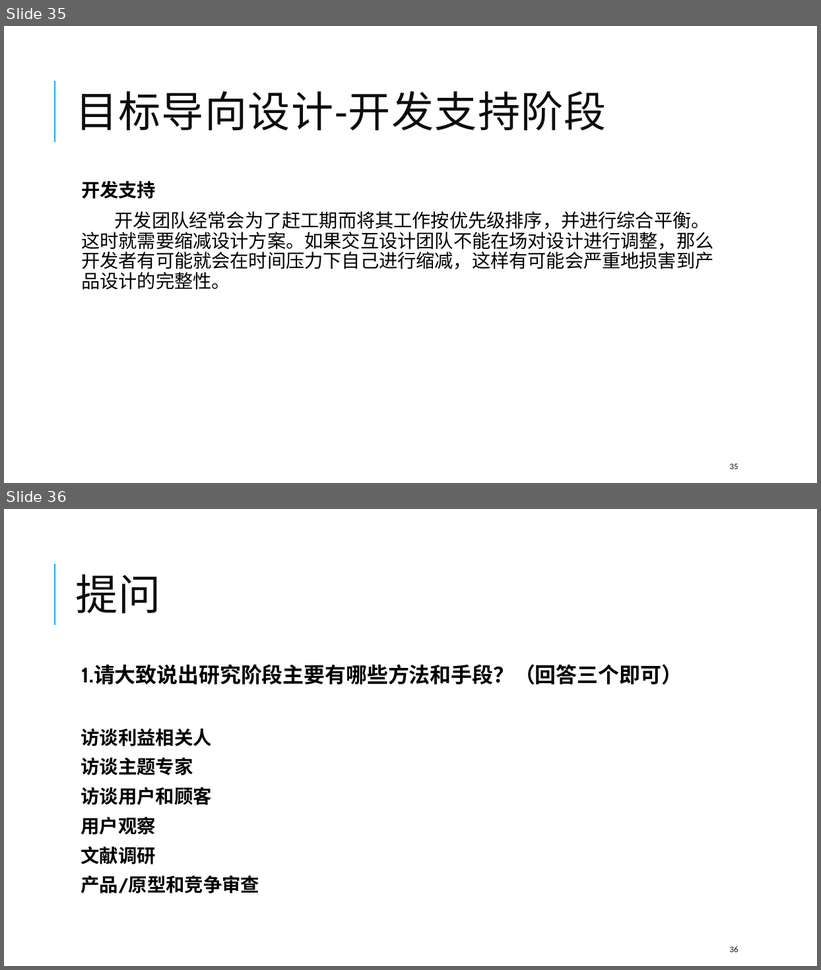
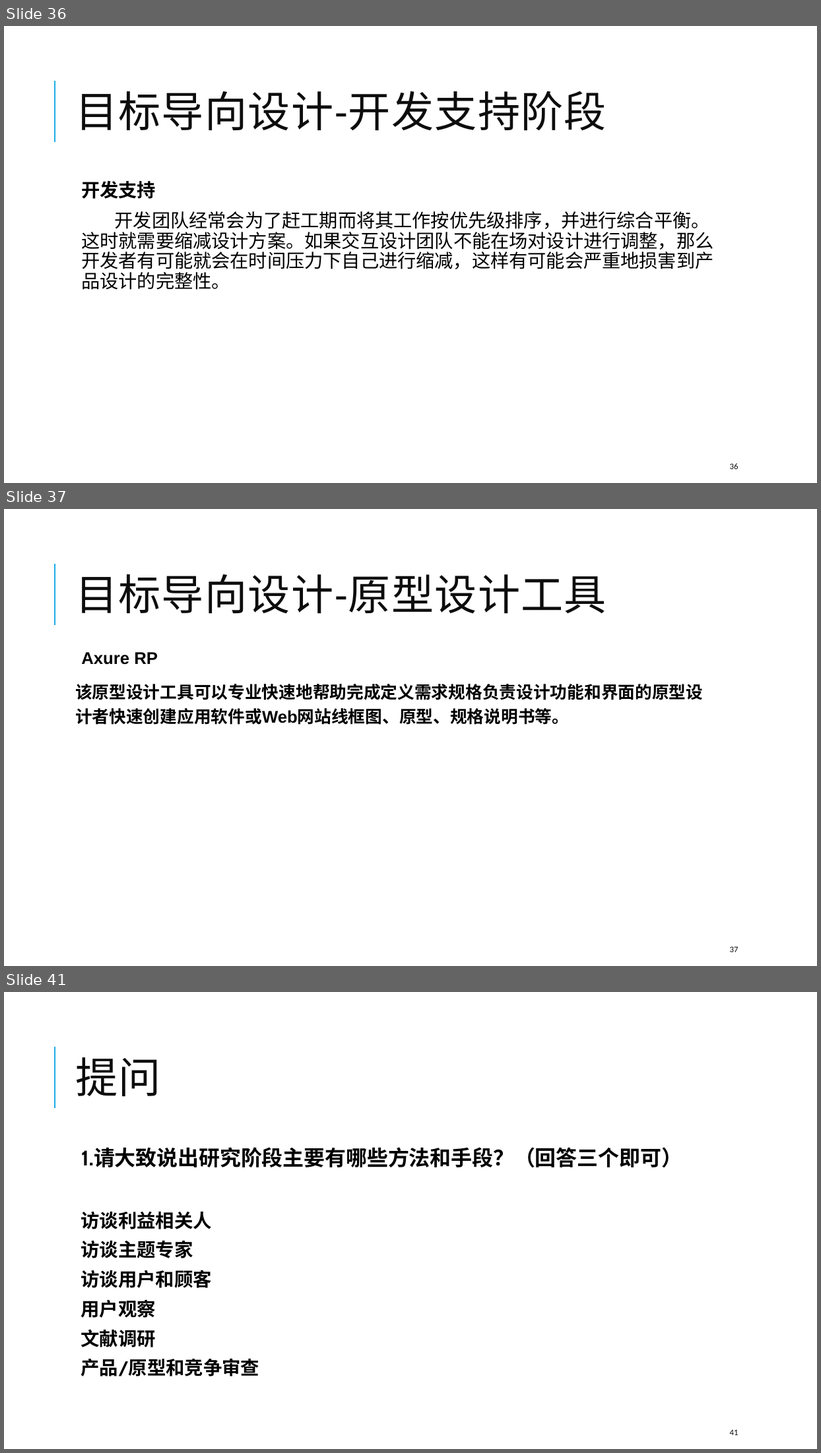
Before and after one commit to SoftwareRequirtmentsG02/Document, a slide deck: PPT/UML/界面原形G02.pptx. Shown one above the other, each under a label of ours: slides 35 and 36 before the commit, slides 36, 37 and 41 after it; the slides between them are not shown. The pictures are 821x970 and 821x1453 pixels, drawn with LibreOffice and Linux fonts; fonts in the diff are those of the drawing. Boxes give left, top, right and bottom in pixels: in the first picture for what was removed or moved away, otherwise in the second. Text is boxed around its words. In the diff, an @@ line names an element or a change of style, - is before the commit and + after.

Commit message:
update 界面原型PPT

```diff
--- a/PPT/UML/界面原形G02.pptx
+++ b/PPT/UML/界面原形G02.pptx
@@ slide 37 added at (4, 509, 817, 966), background #FFFFFF; not listed: 1 template element that a slide beside it also shows @@
@@ title added at (75, 574, 607, 614), 50 pt, text #0D0D0D @@
+目标导向设计-原型设计工具
@@ text added at (75, 652, 703, 725), 20 pt, text #000000, bold @@
+  Axure RP
+该原型设计工具可以专业快速地帮助完成定义需求规格负责设计功能和界面的原型设计者快速创建应用软件或Web网站线框图、原型、规格说明书等。
@@ page number added at (730, 947, 739, 953), 10 pt, text #0D0D0D @@
+37
@@ what was slide 35 is now slide 36 @@
@@ page number at (730, 464, 739, 470): text changed @@
-35
+36
@@ what was slide 36 is now slide 41 @@
@@ page number at (730, 1430, 739, 1436): text changed @@
-36
+41
```
Also in this commit, not shown: 10 slides changed, 3 other slides added.
